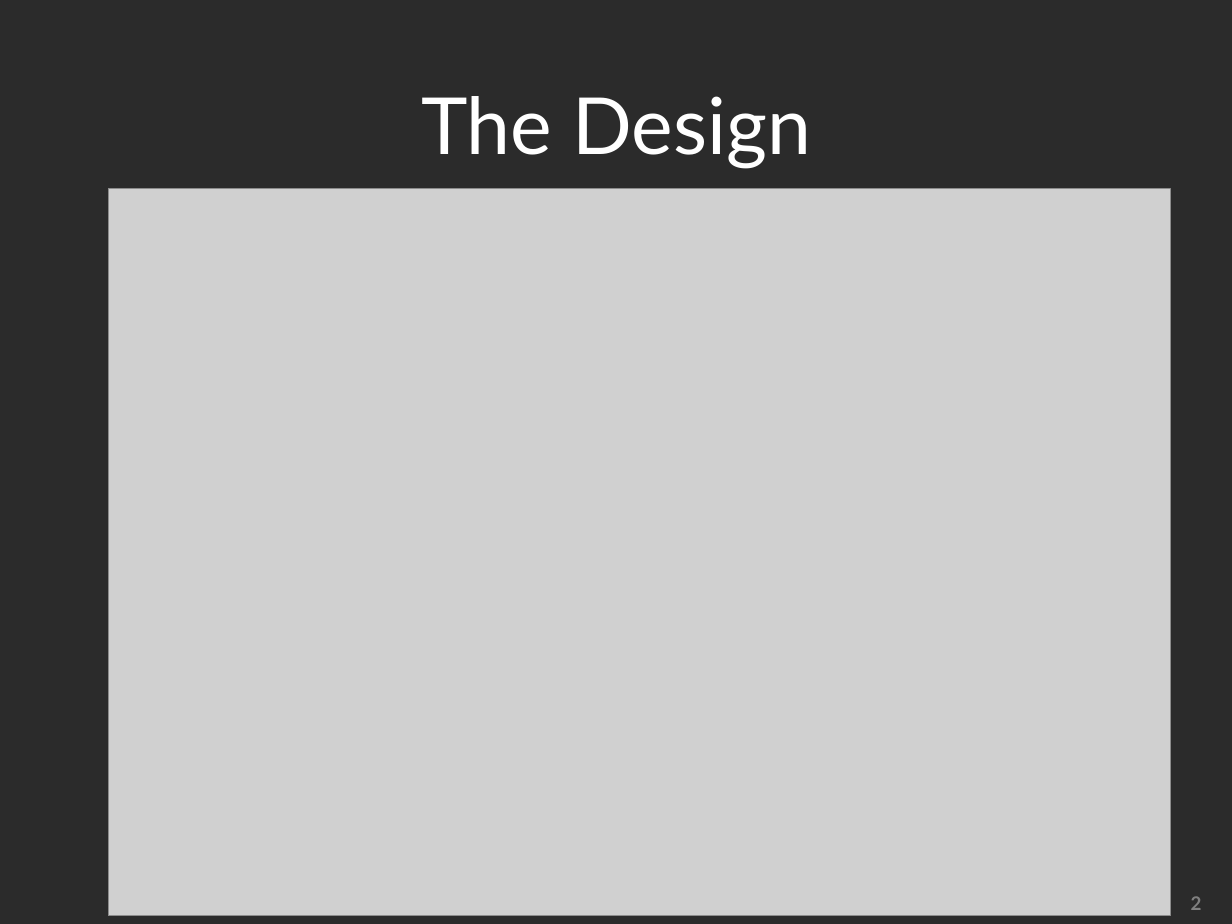
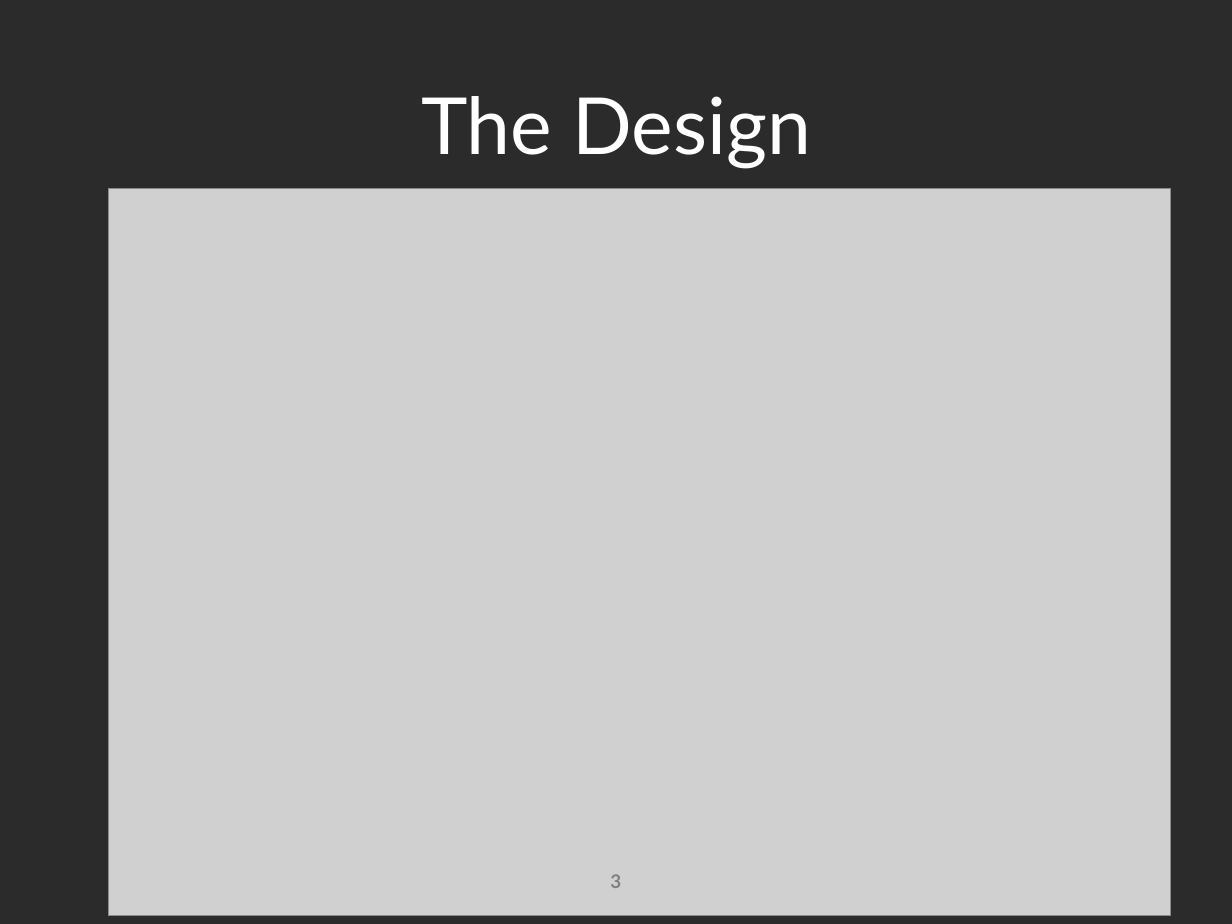
Before and after one commit to nightslide7/Gameboy, a slide deck: slide 3 of Meerkats_Presentation.pptx. Drawn at 1232x924 pixels with LibreOffice and Linux fonts; fonts in the diff are those of the drawing; grey boxes stand for pictures; background and template pictures are left out; a plain dark background stands for a picture behind light text. Boxes give left, top, right and bottom in pixels: in the first picture for what was removed or moved away, otherwise in the second. Text is boxed around its words. In the diff, an @@ line names an element or a change of style, - is before the commit and + after.

```diff
--- a/Meerkats_Presentation.pptx
+++ b/Meerkats_Presentation.pptx
@@ page number added at [610, 874, 621, 888], 11 pt, text #808080, bold @@
+3
@@ text removed at [1191, 896, 1202, 910] @@
-2
```
Also in this commit, not shown: 10 other slides changed, 1 slide added, 3 slides removed, 1 other file.
